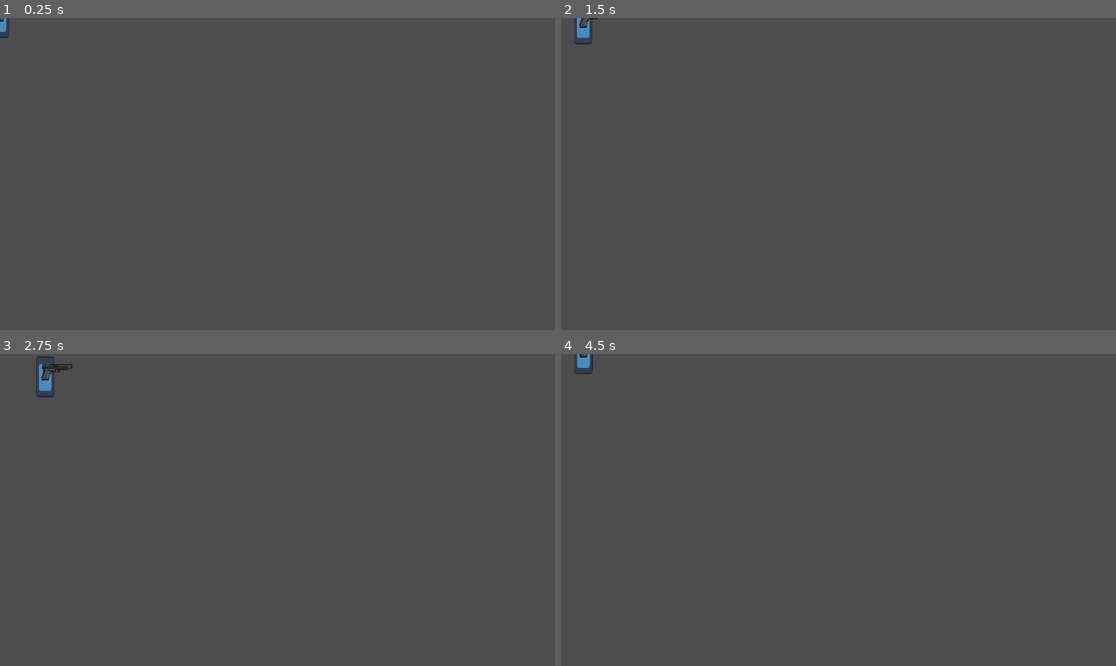
Above: before the commit, frames 1-4 (two rows, left to right).
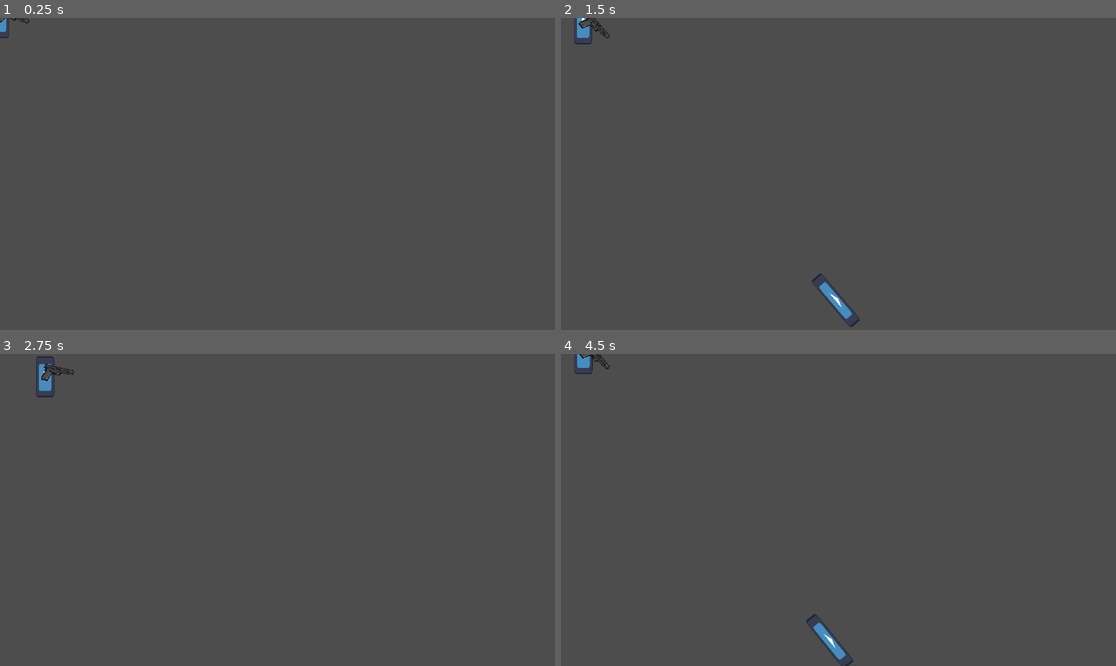
Above: after the commit, the same moments.

Repository: Zeonthestupid/ijustfellonthegame
Game: Godot game, scene res://character/player_scene.tscn
The game is run twice, just before and just after one commit, with the same random seed, the same clock (stepped at 60 frames per second) and the same inputs. The engine's default icon, where the game draws it, is replaced by a stand-in: a white triangle on a blue panel in a dark square.
Inputs (mouse positions are in pixels of both pictures, inside the frame that each line leads up to):
- Up to frame 1 (0.25 s): no input
- Up to frame 2 (1.5 s): tap Enter at 0.5 s; move the mouse to (960, 158) at 0.52 s; hold D (player_right) 0.53-1.28 s; click (960, 158) at 0.6 s; tap Space at 1.25 s; move the mouse to (727, 189) at 1.27 s; hold S (player_down) from 1.28 s (still down); click (727, 189) at 1.35 s
- Up to frame 3 (2.75 s): move the mouse to (333, 441) at 2.02 s; release S (player_down) at 2.03 s; hold D (player_right) from 2.03 s (still down); click (333, 441) at 2.1 s
- Up to frame 4 (4.5 s): move the mouse to (810, 572) at 2.77 s; release D (player_right) at 2.78 s; hold W (player_up) 2.78-3.53 s; click (810, 572) at 2.85 s; move the mouse to (1005, 556) at 3.52 s; hold A (player_left) from 3.53 s (still down); click (1005, 556) at 3.6 s; move the mouse to (672, 463) at 4.27 s; click (672, 463) at 4.35 s

The runs differ from the first frame. In frame 1, less than 0.1% of the frame differs, in the area x 0-6%, y 0-2%; in frame 2, 0.4%, in the area x 3-54%, y 0-100%; in frame 3, 0.1%; in frame 4, 0.4%.
Error before the commit: Parse Error: Static function "instantiate()" not found in base "res://harpoon_gun/harpoonbullet.gd". (res://harpoon_gun/newharpoon.gd:31)

Commit message:
fixed import error

Diff:
--- a/harpoon_gun/newharpoon.gd
+++ b/harpoon_gun/newharpoon.gd
@@ -1,6 +1,6 @@
 extends Node2D
 
-const BULLET = preload("res://harpoon_gun/harpoonbullet.gd")
+const BULLET = preload("res://harpoon_gun/harpoonbullet.tscn")
 
 signal harpoon_shot(rotation)
 # Called when the node enters the scene tree for the first time.
--- a/trident/trident.gd
+++ b/trident/trident.gd
@@ -1,6 +1,5 @@
 extends Node2D
 
-const BULLET = preload("res://harpoonbullet.tscn")
 
 signal harpoon_shot(rotation)
 # Called when the node enters the scene tree for the first time.
@@ -28,16 +27,16 @@
 
 
 	if Input.is_action_just_released("weapon_primary"):
-		shoot(charge)
+		pass
 	print(charge)
 
 
 
 
-func shoot(charge):
-	var bullet_instance = BULLET.instantiate()
-	bullet_instance.setup(charge)
-	get_tree().root.add_child(bullet_instance)
-	bullet_instance.global_position = muzzle.global_position
-	bullet_instance.rotation = rotation
-	emit_signal("harpoon_shot", rotation_degrees)
+#func shoot(charge):
+	#var bullet_instance = BULLET.instantiate()
+	#bullet_instance.setup(charge)
+	#get_tree().root.add_child(bullet_instance)
+	#bullet_instance.global_position = muzzle.global_position
+	#bullet_instance.rotation = rotation
+	#emit_signal("harpoon_shot", rotation_degrees)
